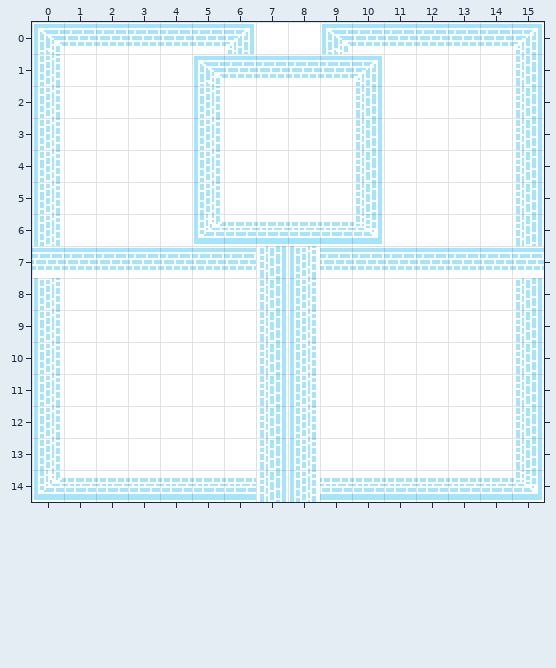
An edit to a level. Tiled map, assets/tilesets/primary/Maps/Chapter5/labyrinth.tmx. Above: the version before the commit.
Cells are 16x16 px. Shown: x 0..15, y 0..14.
And afterwards:
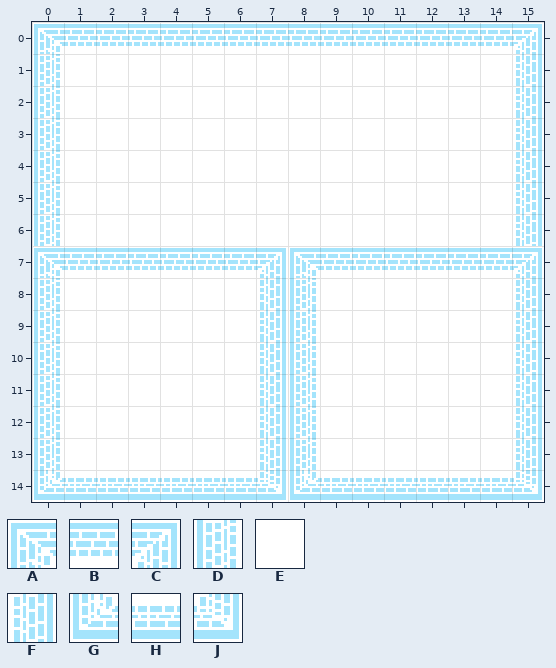
Key: from "inside_castle": A 5, B 6, C 7, D 13, E 14, F 15, G 21, H 22, J 23.
_ is an empty cell.
Change:
Layer "main":
Tile A replaces tile B in row 7 at x 0.
Tile A replaces tile D in row 7 at x 8.
Tile B replaces tile A in row 0 at x 9.
Tile B replaces tile C in row 0 at x 6.
Tile B replaces tile E in row 0 at x 7 to 8.
Tile C replaces tile B in row 7 at x 15.
Tile C replaces tile F in row 7 at x 7.
Tile E replaces tile A in row 1 at x 5.
Tile E replaces tile B in row 1 at x 6 to 9.
Tile E replaces tile C in row 1 at x 10.
Tile E replaces tile D in rows 2 to 5 at x 5.
Tile E replaces tile F in rows 2 to 5 at x 10.
Tile E replaces tile G in row 6 at x 5.
Tile E replaces tile H in row 6 at x 6 to 9.
Tile E replaces tile J in row 6 at x 10.
Tile G replaces tile D in row 14 at x 8.
Tile J replaces tile F in row 14 at x 7.
Pixel boxes of the changes (left, top, right, bottom) in both pictures:
changed: (194, 24, 382, 278)
changed: (32, 248, 64, 278)
changed: (514, 248, 544, 278)
changed: (256, 470, 320, 502)
